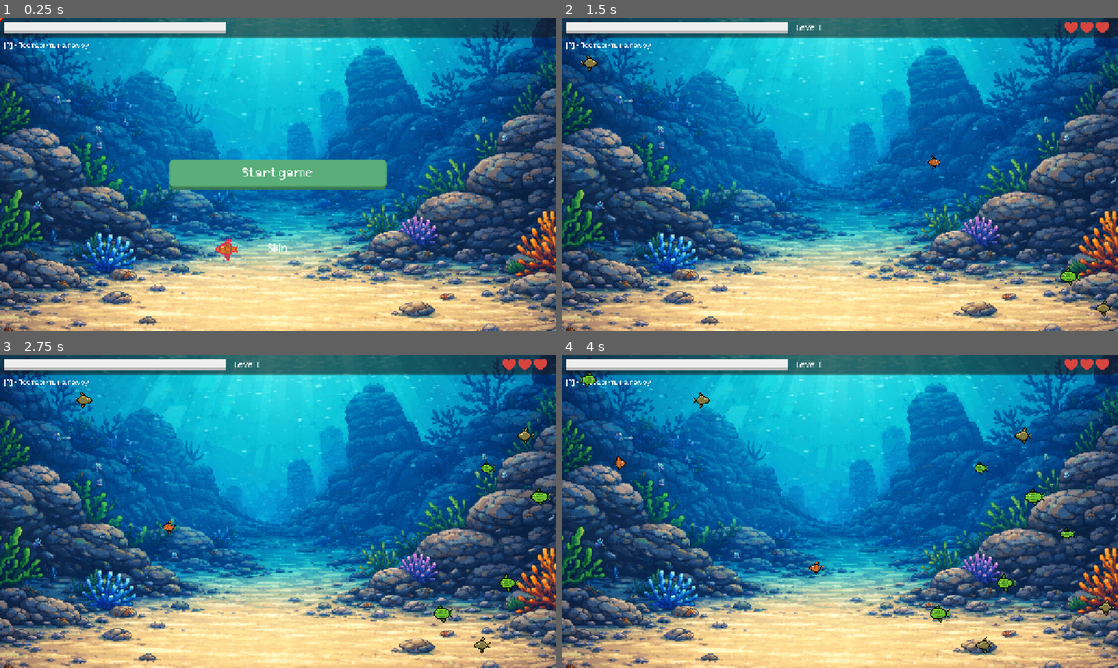
Above: before the commit, frames 1-4 (two rows, left to right).
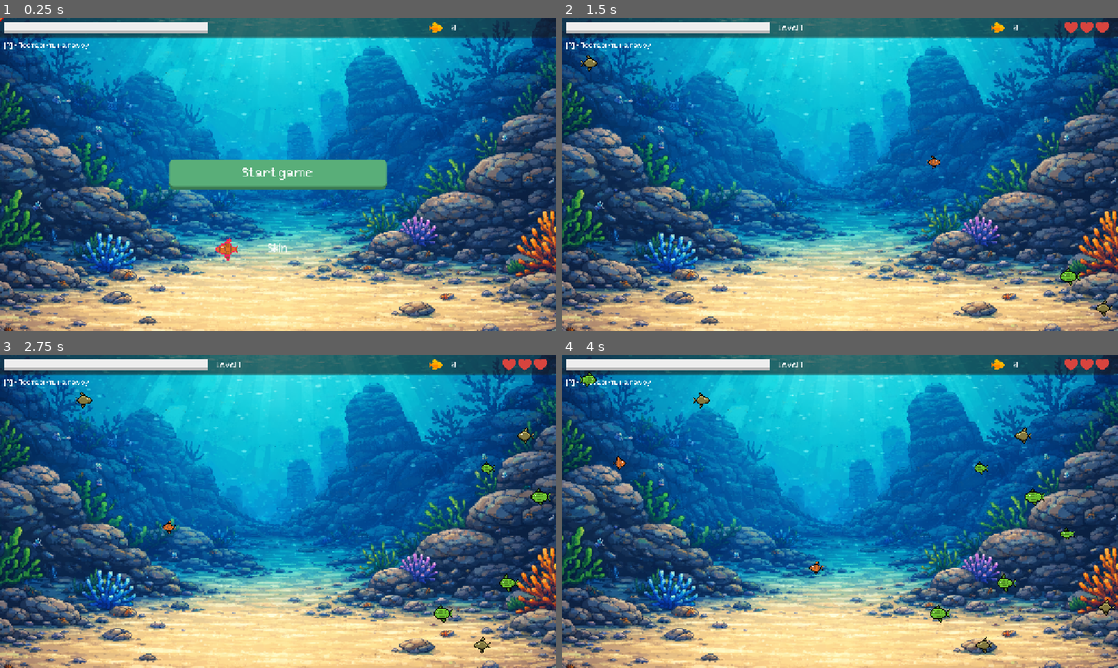
Above: after the commit, the same moments.

Repository: kotofeyy/BecomeBigFish-game
Game: Godot game, scene res://scenes/main.tscn
Two runs of this game, one before a commit and one after it. Both use one fixed random seed, a clock stepped at 60 frames per second and the inputs below.
Inputs (mouse positions are in pixels of both pictures, inside the frame that each line leads up to):
- Up to frame 1 (0.25 s): no input
- Up to frame 2 (1.5 s): click "Start game" at 0.5 s; move the mouse to (962, 158) at 1.27 s; press the mouse at (962, 158) at 1.28 s
- Up to frame 3 (2.75 s): move the mouse to (166, 527) at 2.02 s; release the mouse at (166, 527) at 2.03 s; click (166, 527) at 2.1 s
- Up to frame 4 (4 s): move the mouse to (895, 442) at 2.77 s; press the mouse at (895, 442) at 2.78 s; move the mouse to (812, 574) at 3.52 s; release the mouse at (812, 574) at 3.53 s; click (812, 574) at 3.6 s

The runs differ from the first frame. In frame 1, 0.2% of the frame differs, in the area x 37-82%, y 1-5%; in frame 2, 0.2%; in frame 3, 0.2%; in frame 4, 0.2%.
Error before the commit: Invalid access to property or key 'platform' on a base object of type 'Nil'. (res://code/main.gd:59)
Error after the commit: Invalid access to property or key 'platform' on a base object of type 'Nil'. (res://code/main.gd:60)

Commit message:
теперь показывает сколько рыбы ты съел

Diff:
--- a/code/main.gd
+++ b/code/main.gd
@@ -19,6 +19,7 @@
 
 @onready var progress_bar: ProgressBar = $CanvasLayer/Header/MarginContainer/VBoxContainer/ProgressBar
 @onready var level_label: Label = $CanvasLayer/Header/MarginContainer/VBoxContainer/LevelLabel
+@onready var scores_label: Label = $CanvasLayer/Header/MarginContainer/VBoxContainer/ScoresLabel
 @onready var animated_sprite_eat: AnimatedSprite2D = $AnimatedSpriteEat
 @onready var start_game_button: Button = $CanvasLayer/StartGameButton
 @onready var clue_label: Label = $CanvasLayer/ClueLabel
@@ -148,6 +149,7 @@
 	animated_sprite_eat.global_position = pos
 	animated_sprite_eat.play("eat")
 	score += 1
+	scores_label.text = str(score)
 	update_progress()
 
 
@@ -306,6 +308,7 @@
 func on_dead() -> void:
 	player.position = Vector2(-100, -100)
 	level_label.text = ""
+	scores_label.text = "0"
 	progress_bar.value = 0
 	game_is_started = false
 	clear_fishes()
--- a/scenes/main.tscn
+++ b/scenes/main.tscn
@@ -8,6 +8,7 @@
 [ext_resource type="Texture2D" uid="uid://bcl21swdqovy0" path="res://sprites/heart.png" id="5_tipki"]
 [ext_resource type="AudioStream" uid="uid://76j0pr8l3y4q" path="res://sounds/magic_game_win_success.wav" id="6_tefeu"]
 [ext_resource type="Texture2D" uid="uid://y1ew1qivwerl" path="res://sprites/konfetty.jpeg" id="7_o6xl0"]
+[ext_resource type="Texture2D" uid="uid://dsk5rmev8west" path="res://sprites/fish.png" id="8_dp3eg"]
 [ext_resource type="Texture2D" uid="uid://btl0jyqibtmtu" path="res://sprites/pause.png" id="8_eb6dy"]
 [ext_resource type="Script" uid="uid://clgllwsf8uycq" path="res://code/play_pause.gd" id="9_85g3d"]
 [ext_resource type="AudioStream" uid="uid://t8andxrkh4cm" path="res://sounds/wrong.wav" id="10_choun"]
@@ -222,6 +223,15 @@
 size_flags_horizontal = 3
 theme_override_font_sizes/font_size = 30
 
+[node name="TextureRect" type="TextureRect" parent="CanvasLayer/Header/MarginContainer/VBoxContainer" unique_id=1247085563]
+layout_mode = 2
+texture = ExtResource("8_dp3eg")
+
+[node name="ScoresLabel" type="Label" parent="CanvasLayer/Header/MarginContainer/VBoxContainer" unique_id=464001598]
+layout_mode = 2
+theme_override_font_sizes/font_size = 30
+text = "0"
+
 [node name="HeartControl" type="Control" parent="CanvasLayer/Header/MarginContainer/VBoxContainer" unique_id=2066293117]
 custom_minimum_size = Vector2(200, 32)
 layout_mode = 2
Binary file added: sprites/fish.png
Not shown, added: sprites/fish.png.import
